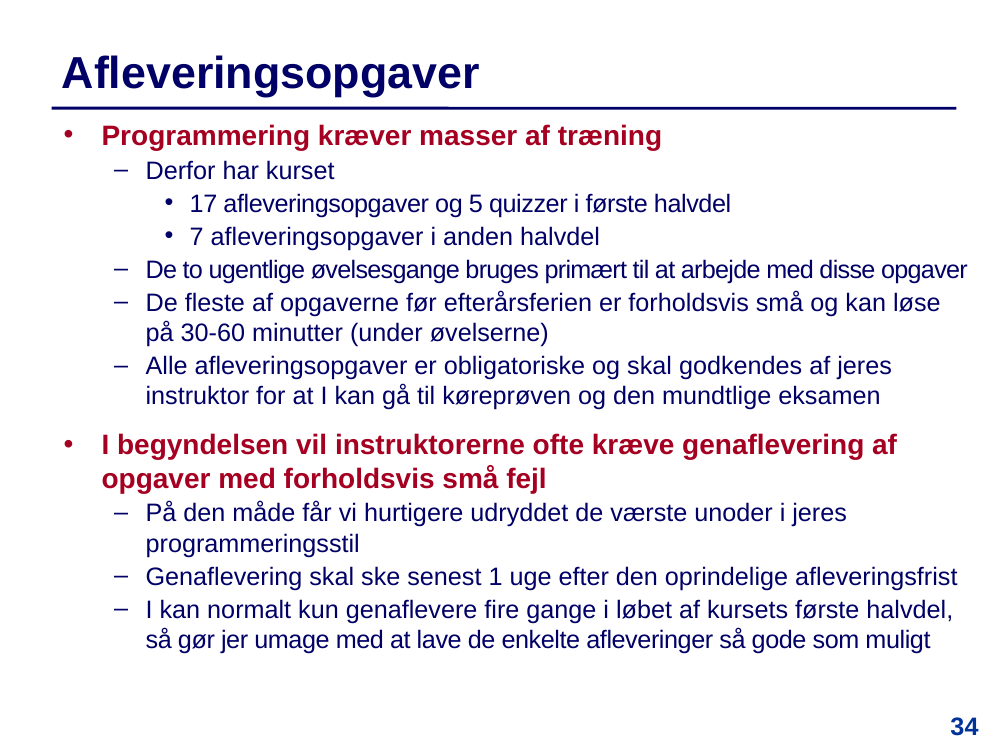
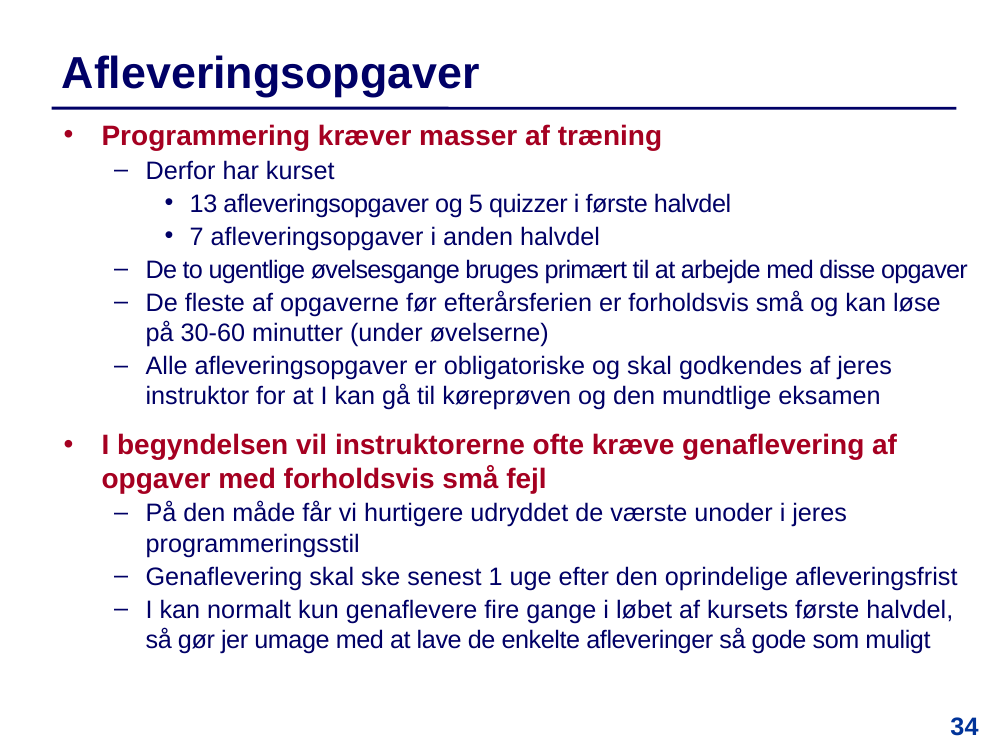
Before and after one commit to IntProgAU/Materiale, a slide deck: slide 34 of web/e22/uge_1a/Slides-Uge1-Mandag.pptx. Drawn at 1008x756 pixels with LibreOffice and Linux fonts; fonts in the diff are those of the drawing. Boxes give left, top, right and bottom in pixels: in the first picture for what was removed or moved away, otherwise in the second. Text is boxed around its words. In the diff, an @@ line names an element or a change of style, - is before the commit and + after.

```diff
--- a/web/e22/uge_1a/Slides-Uge1-Mandag.pptx
+++ b/web/e22/uge_1a/Slides-Uge1-Mandag.pptx
@@ text at (190, 193, 731, 217): text changed @@
-    • 17 afleveringsopgaver og 5 quizzer i første halvdel
+    • 13 afleveringsopgaver og 5 quizzer i første halvdel
```
Also in this commit, not shown: 13 other slides changed, 3 slides removed, 19 other files.
